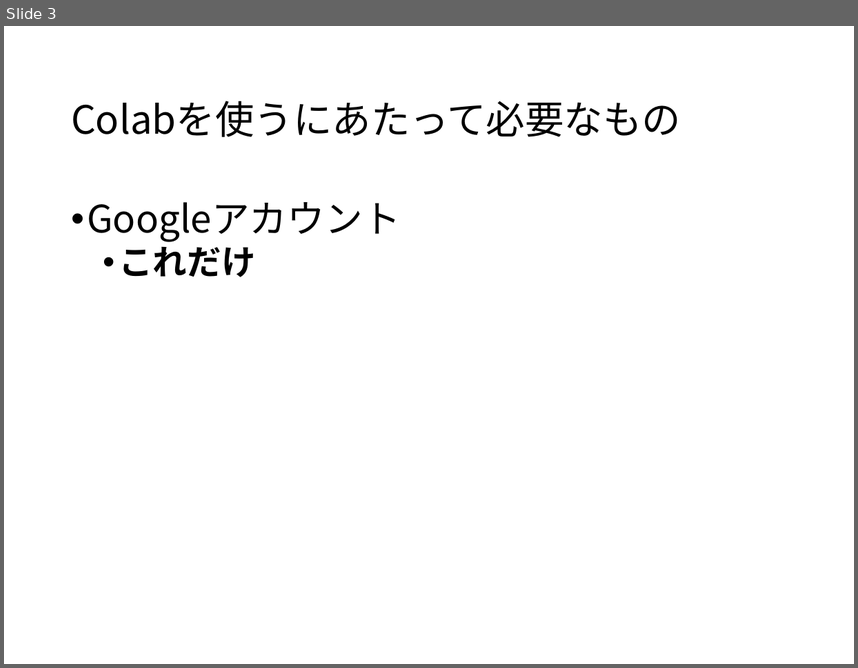
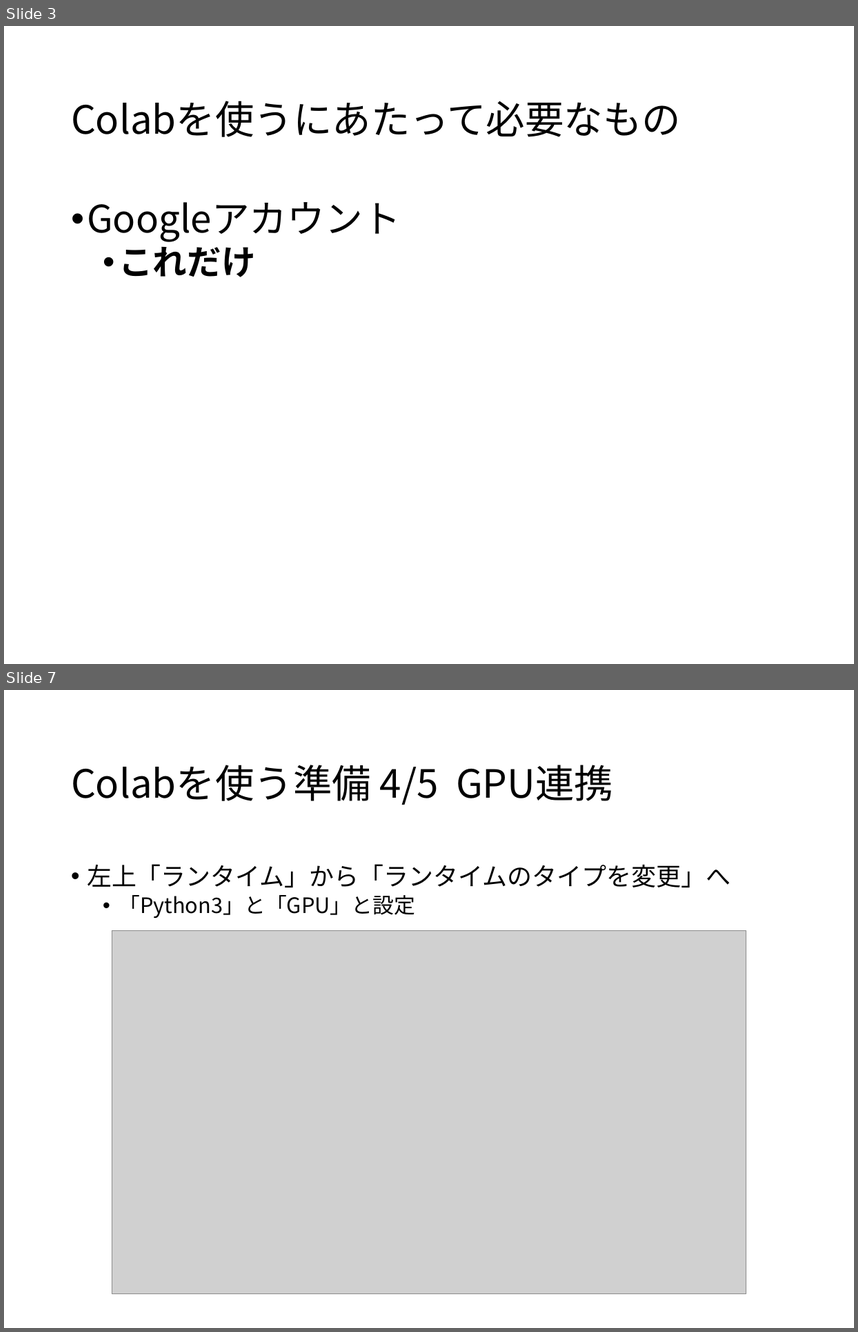
Before and after one commit to iplab-ubiquitous/DeepLearningLearning2019, a slide deck: GoogleColab_Setup.pptx. Shown one above the other, each under a label of ours: slide 3 before the commit, slides 3 and 7 after it; the slides between them are not shown. The pictures are 858x668 and 858x1332 pixels, drawn with LibreOffice and Linux fonts; fonts in the diff are those of the drawing; grey boxes stand for pictures. Boxes give left, top, right and bottom in pixels: in the first picture for what was removed or moved away, otherwise in the second. Text is boxed around its words. In the diff, an @@ line names an element or a change of style, - is before the commit and + after.

```diff
--- a/GoogleColab_Setup.pptx
+++ b/GoogleColab_Setup.pptx
@@ slide 7 added at (4,690,854,1328), background #FFFFFF @@
@@ title added at (71,765,613,805), 33 pt, text #000000 @@
+Colabを使う準備 4/5 GPU連携
@@ text added at (87,864,731,918), 21 pt, text #000000 @@
+• 左上「ランタイム」から「ランタイムのタイプを変更」へ
+  • 「Python3」と「GPU」と設定
@@ picture added at (112,931,746,1294) @@
```
Also in this commit, not shown: 1 slide changed, 8 other slides added, 1 slide removed, 12 other files.
